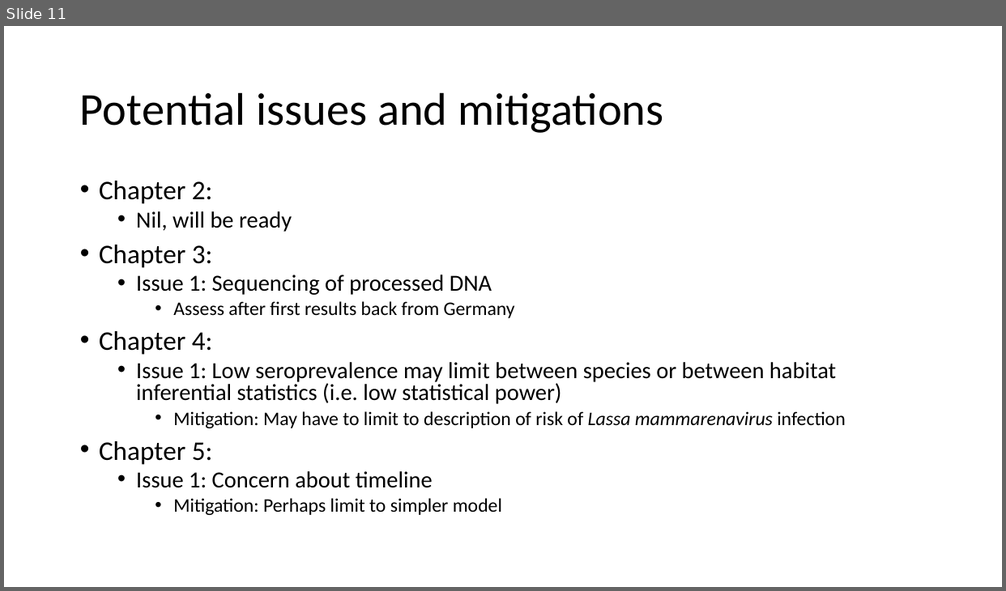
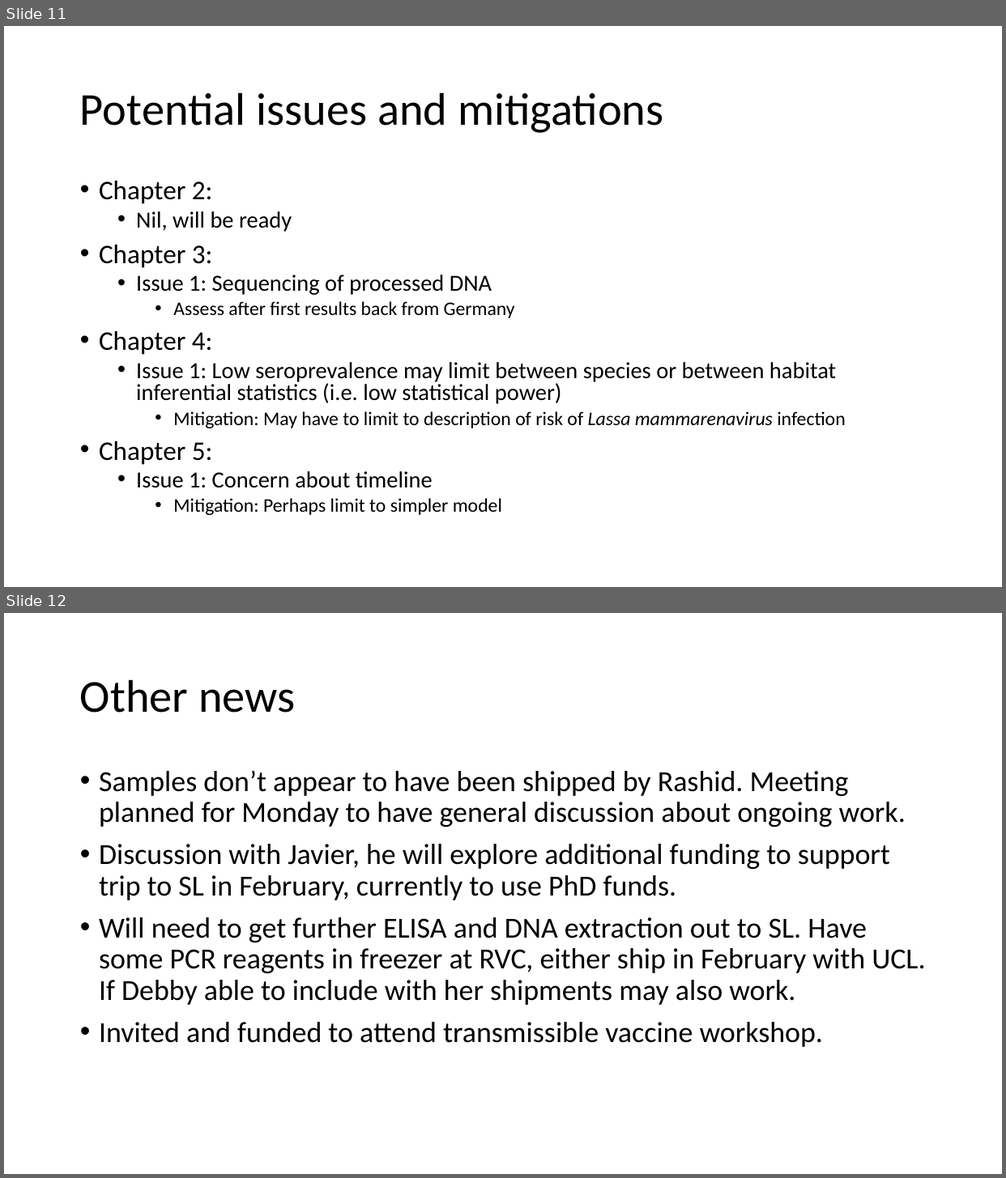
Before and after one commit to DidDrog11/phd_project, a slide deck: reports/supervisor_meeting_update/meeting_presentation_2022-11-23.pptx. Shown one above the other, each under a label of ours: slide 11 before the commit, slides 11 and 12 after it. The pictures are 1006x591 and 1006x1178 pixels, drawn with LibreOffice and Linux fonts; fonts in the diff are those of the drawing. Boxes give left, top, right and bottom in pixels: in the first picture for what was removed or moved away, otherwise in the second. Text is boxed around its words. In the diff, an @@ line names an element or a change of style, - is before the commit and + after.

```diff
--- a/reports/supervisor_meeting_update/meeting_presentation_2022-11-23.pptx
+++ b/reports/supervisor_meeting_update/meeting_presentation_2022-11-23.pptx
@@ slide 12 added at box(4, 613, 1002, 1174), background #FFFFFF @@
@@ title added at box(80, 679, 295, 713), 44 pt, text #000000 @@
+Other news
@@ text added at box(99, 771, 925, 1047), 28 pt, text #000000 @@
+• Samples don’t appear to have been shipped by Rashid. Meeting planned for Monday to have general discussion about ongoing work.
+• Discussion with Javier, he will explore additional funding to support trip to SL in February, currently to use PhD funds.
+• Will need to get further ELISA and DNA extraction out to SL. Have some PCR reagents in freezer at RVC, either ship in February with UCL. If Debby able to include with her shipments may also work.
+• Invited and funded to attend transmissible vaccine workshop.
```
Also in this commit, not shown: 3 slides changed, 6 other files.
